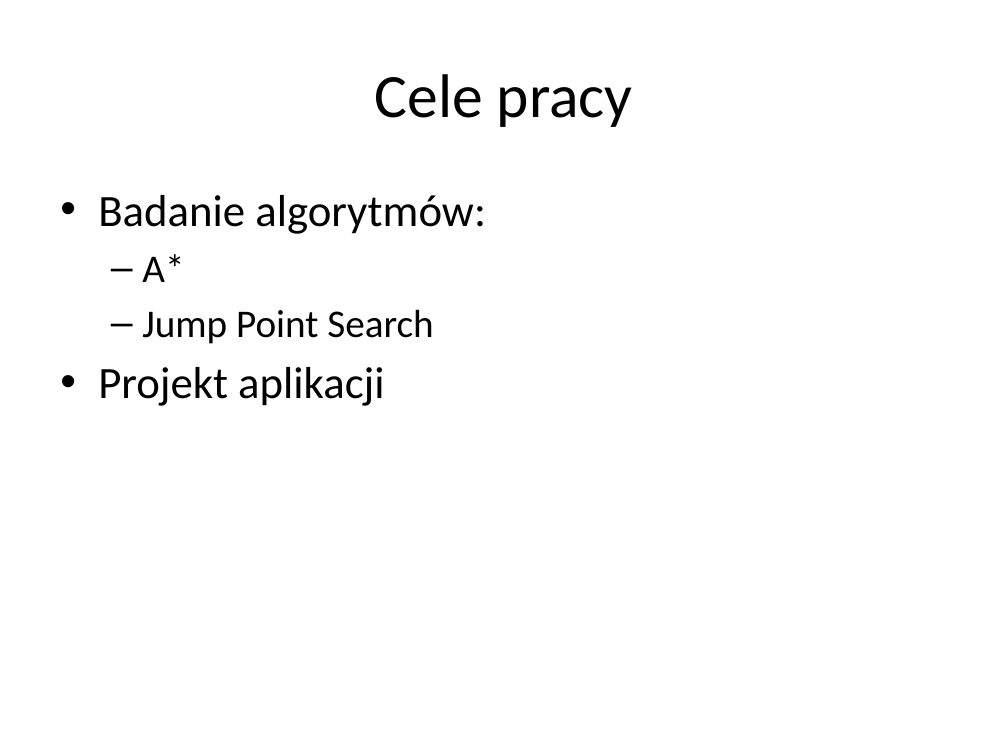
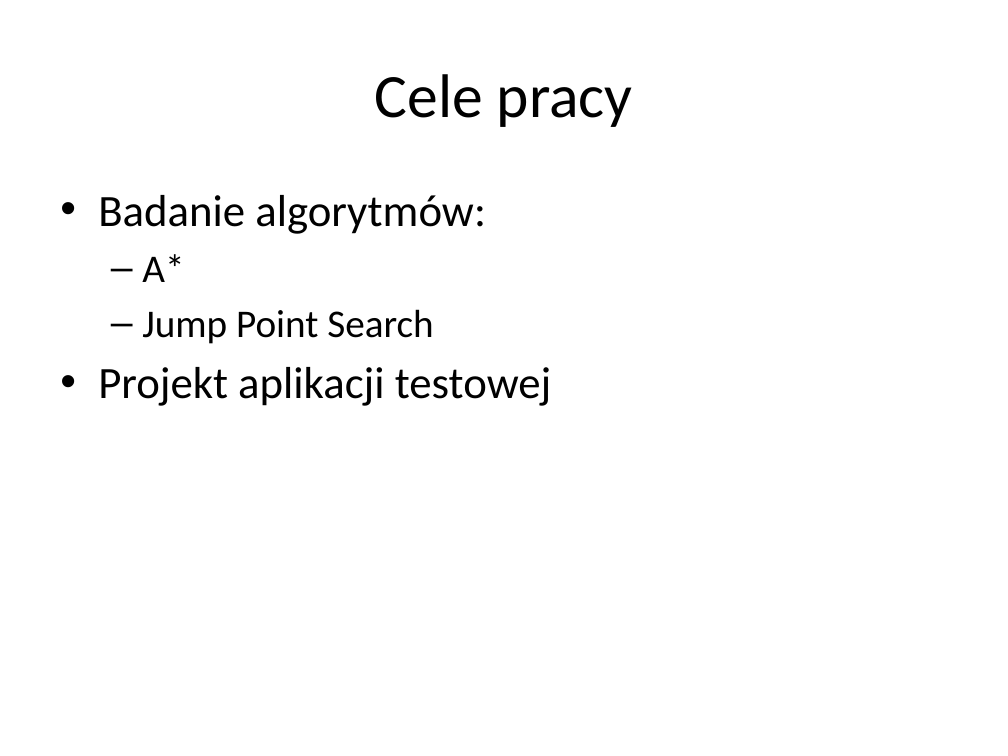
Before and after one commit to sskullgra/Character-Navigation, a slide deck: slide 3 of Nawigacja w grach komputerowych.pptx. Drawn at 1008x756 pixels with LibreOffice and Linux fonts; fonts in the diff are those of the drawing. Boxes give left, top, right and bottom in pixels: in the first picture for what was removed or moved away, otherwise in the second. Text is boxed around its words. In the diff, an @@ line names an element or a change of style, - is before the commit and + after.

```diff
--- a/Nawigacja w grach komputerowych.pptx
+++ b/Nawigacja w grach komputerowych.pptx
@@ text at (98, 367, 552, 406): text changed @@
-• Projekt aplikacji
+• Projekt aplikacji testowej
```
Also in this commit, not shown: 6 other slides changed, 2 slides added, 2 slides removed, 1 other file.
